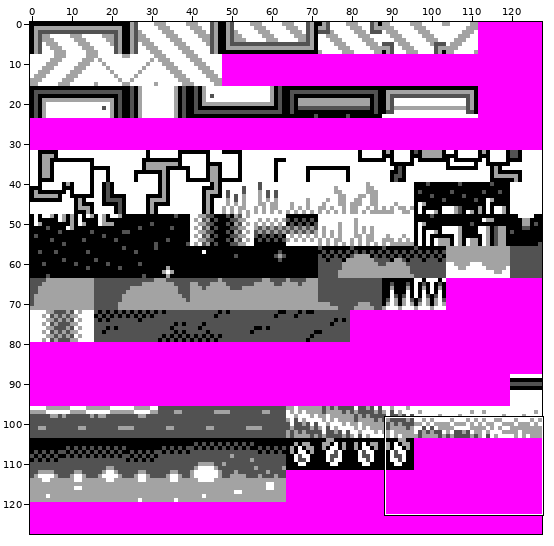
Sprite sheet, stored at data/tiles.bg.png. The first picture is a wide view before the edit; the outline marks the close-up.
Close-up. The starting point:
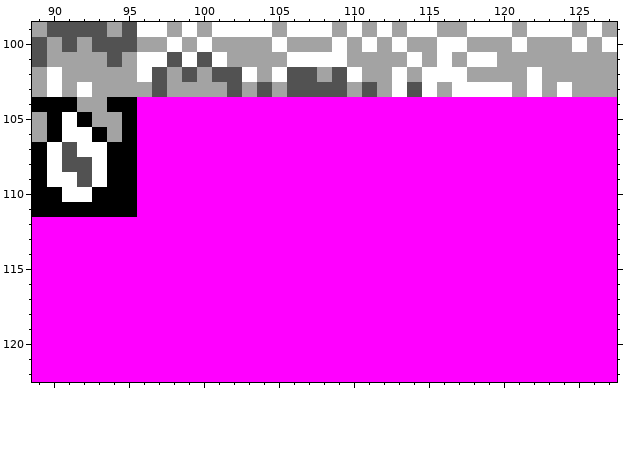
The file is 128x128 pixels. Shown: x 89..127, y 99..122.
After the commit:
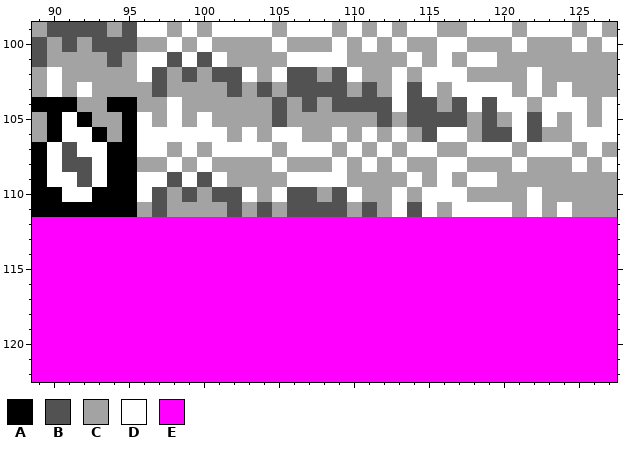
Palette (. is transparent): A #000000  B #525252  C #a3a3a3  D #ffffff  E #ff00ff
Changes in this commit:
@@ x 89..127 @@
 103 CDCDCCCCBCCCCBCBCBBBBCBCDBDCDDDDCDCDCCC
-104 AAACCAAEEEEEEEEEEEEEEEEEEEEEEEEEEEEEEEE
-105 CADACCAEEEEEEEEEEEEEEEEEEEEEEEEEEEEEEEE
-106 CADDACAEEEEEEEEEEEEEEEEEEEEEEEEEEEEEEEE
-107 ADBDDAAEEEEEEEEEEEEEEEEEEEEEEEEEEEEEEEE
-108 ADBBDAAEEEEEEEEEEEEEEEEEEEEEEEEEEEEEEEE
-109 ADDBDAAEEEEEEEEEEEEEEEEEEEEEEEEEEEEEEEE
-110 AADDAAAEEEEEEEEEEEEEEEEEEEEEEEEEEEEEEEE
-111 AAAAAAAEEEEEEEEEEEEEEEEEEEEEEEEEEEEEEEE
+104 AAACCAACCDCCCCCCBCBCBBBBDBBCBDBDDCDDDCD
+105 CADACCADCDCDCCCCBCCCCCCBCBBBBCBCDBDCDCD
+106 CADDACADDDDDDCDCDDCCDCDCDCBDDCBBDBCCDDD
+107 ADBDDAADDCDCDDDDCDDDCDCDCDDCCDDDCDDDCDC
+108 ADBBDAACCDCDCCCCDCCCDCDCDCCDDCCCDCCCDCD
+109 ADDBDAADDBDBDCCCCDDDDCCCCDCDCDDCCCCCCCC
+110 AADDAAADBCBCBBDCDBBCBDCCDCDDDCCCCDCCCCC
+111 AAAAAAACBCCCCBCBCBBBBCBCDBDCDDDDCDCDCCC
 112 EEEEEEEEEEEEEEEEEEEEEEEEEEEEEEEEEEEEEEE
